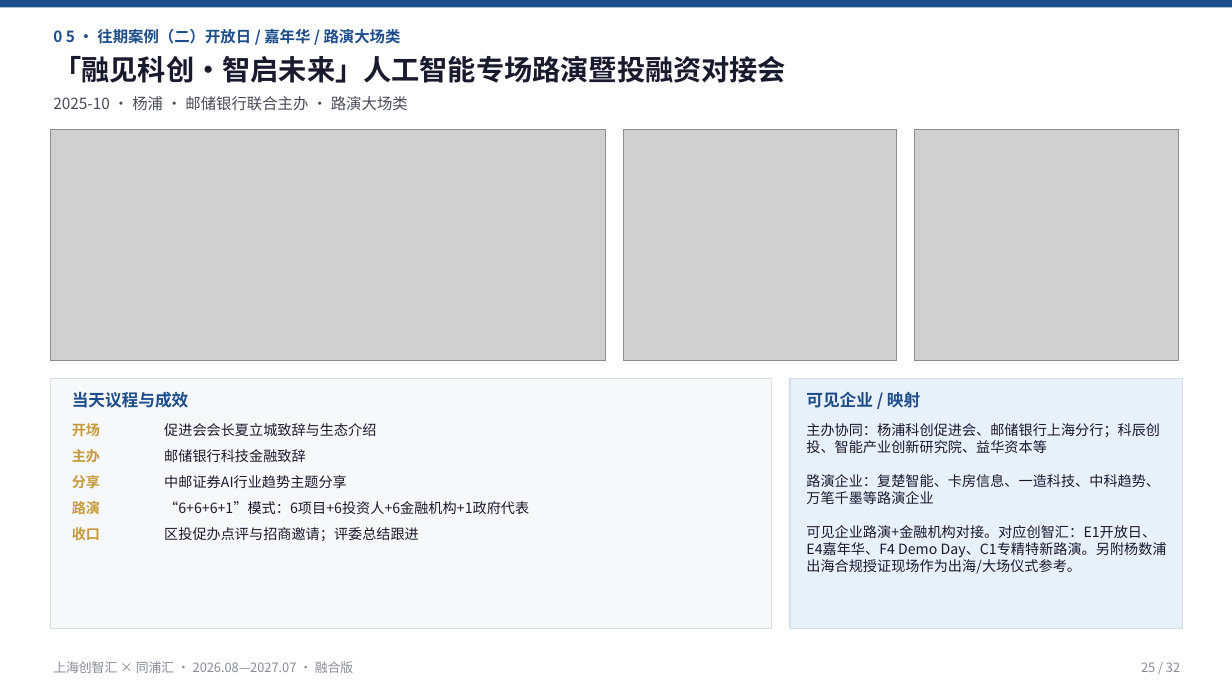
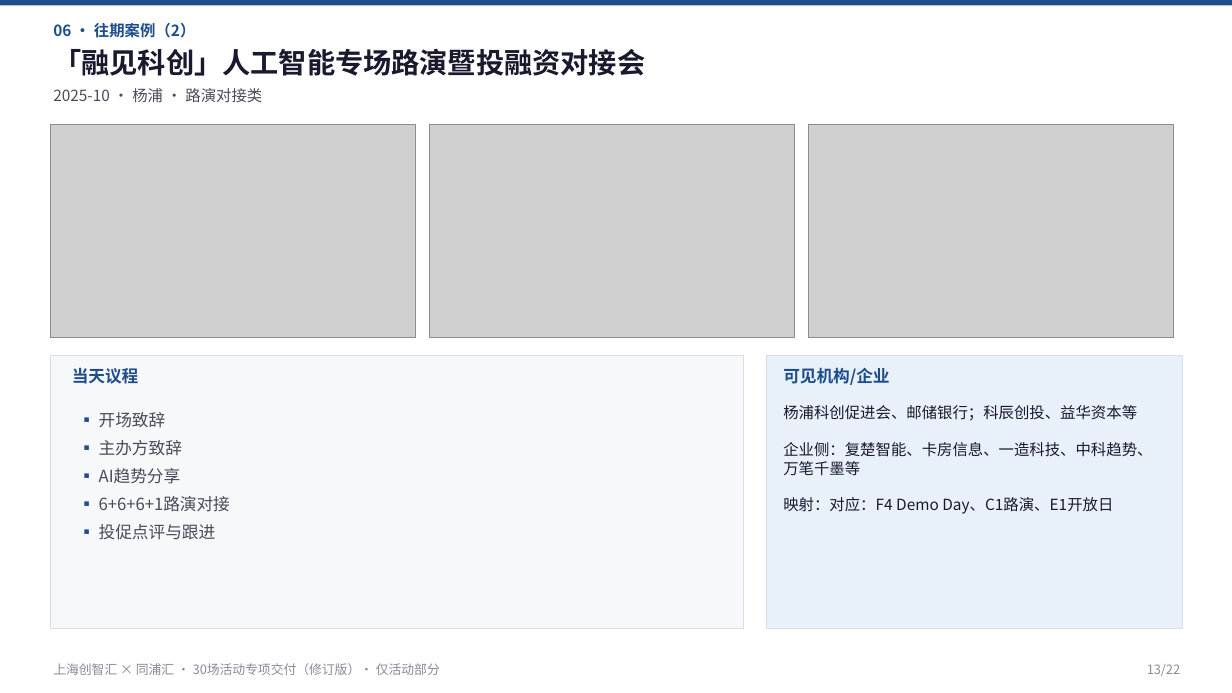
Before and after one commit to hujigang2010-maker/AIDEN, a slide deck: slide 13 of proposal/chuangzhihui-annual-ops-plan-fused.pptx (slide 25 before the commit). Drawn at 1232x693 pixels with LibreOffice and Linux fonts; fonts in the diff are those of the drawing; grey boxes stand for pictures. Boxes give left, top, right and bottom in pixels: in the first picture for what was removed or moved away, otherwise in the second. Text is boxed around its words. In the diff, an @@ line names an element or a change of style, - is before the commit and + after.

```diff
--- a/proposal/chuangzhihui-annual-ops-plan-fused.pptx
+++ b/proposal/chuangzhihui-annual-ops-plan-fused.pptx
@@ text at <box>53,23,195,38</box>: text changed @@
-0 5 · 往期案例（二）开放日 / 嘉年华 / 路演大场类
+06 · 往期案例（2）
@@ text at <box>53,49,645,76</box>: text changed @@
-「融见科创·智启未来」人工智能专场路演暨投融资对接会
+「融见科创」人工智能专场路演暨投融资对接会
@@ text at <box>53,88,262,102</box>: text changed @@
-2025-10 · 杨浦 · 邮储银行联合主办 · 路演大场类
+2025-10 · 杨浦 · 路演对接类
@@ picture: place and size @@
-picture at <box>51,129,605,360</box>
+picture at <box>51,125,416,337</box>
@@ picture: place and size @@
-picture at <box>624,129,897,360</box>
+picture at <box>430,125,795,337</box>
@@ picture: place and size @@
-picture at <box>915,129,1178,360</box>
+picture at <box>809,125,1174,337</box>
@@ rectangle: place and size @@
-rectangle at <box>51,379,772,628</box>
+rectangle at <box>51,356,744,628</box>
@@ rectangle at <box>51,356,744,628</box>: outline #D8DEE8 1 pt to #D8DEE8 0.8 pt @@
@@ rectangle at <box>767,356,1183,628</box>: outline #D8DEE8 1 pt to #D8DEE8 0.8 pt @@
@@ rectangle: place and size @@
-rectangle at <box>790,379,1183,628</box>
+rectangle at <box>767,356,1183,628</box>
@@ text at <box>72,367,139,384</box>: text changed @@
-当天议程与成效
+当天议程
@@ text at <box>783,367,889,385</box>: text changed @@
-可见企业 / 映射
+可见机构/企业
@@ text added at <box>99,412,230,540</box>, 13 pt, text #4A4A5A @@
+▪ 开场致辞
+▪ 主办方致辞
+▪ AI趋势分享
+▪ 6+6+6+1路演对接
+▪ 投促点评与跟进
@@ text at <box>783,405,1152,514</box>: text changed; size 11 to 12 pt @@
-主办协同：杨浦科创促进会、邮储银行上海分行；科辰创投、智能产业创新研究院、益华资本等
-路演企业：复楚智能、卡房信息、一造科技、中科趋势、万笔千墨等路演企业
-可见企业路演+金融机构对接。对应创智汇：E1开放日、E4嘉年华、F4 Demo Day、C1专精特新路演。另附杨数浦出海合规授证现场作为出海/大场仪式参考。
+杨浦科创促进会、邮储银行；科辰创投、益华资本等
+企业侧：复楚智能、卡房信息、一造科技、中科趋势、万笔千墨等
+映射：对应：F4 Demo Day、C1路演、E1开放日
@@ text removed at <box>72,423,100,436</box> @@
-开场
@@ text removed at <box>72,449,100,462</box> @@
-主办
@@ text removed at <box>164,423,376,436</box> @@
-促进会会长夏立城致辞与生态介绍
@@ text removed at <box>164,449,305,462</box> @@
-邮储银行科技金融致辞
@@ text removed at <box>72,475,100,489</box> @@
-分享
@@ text removed at <box>164,475,347,488</box> @@
-中邮证券AI行业趋势主题分享
@@ text removed at <box>72,499,100,517</box> @@
-路演
@@ text removed at <box>164,501,529,514</box> @@
-“6+6+6+1”模式：6项目+6投资人+6金融机构+1政府代表
@@ text removed at <box>72,527,100,541</box> @@
-收口
@@ text removed at <box>164,527,419,541</box> @@
-区投促办点评与招商邀请；评委总结跟进
@@ text at <box>53,663,440,675</box>: text changed @@
-上海创智汇 × 同浦汇 · 2026.08—2027.07 · 融合版
+上海创智汇 × 同浦汇 · 30场活动专项交付（修订版）· 仅活动部分
@@ text removed at <box>1141,662,1180,672</box> @@
-25 / 32
@@ text added at <box>1147,664,1180,676</box>, 10 pt, text #8A8A9A @@
+13/22
```
Also in this commit, not shown: 1 other slide changed, 20 slides added, 30 slides removed, 10 other files.
